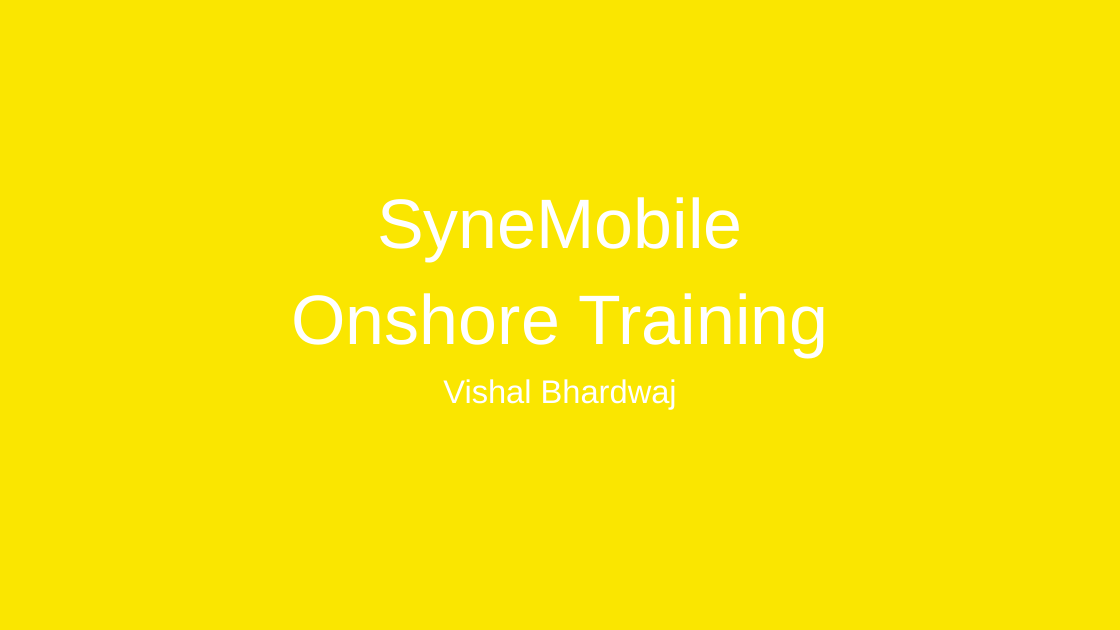
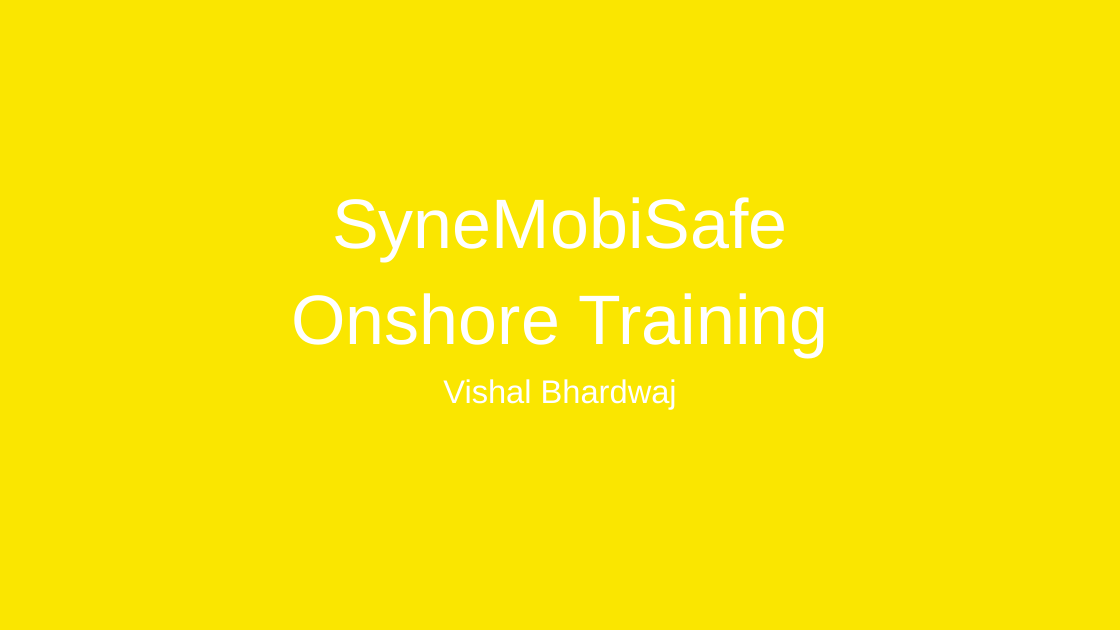
Before and after one commit to vishal1785/TestDemo, a slide deck: slide 1 of 1lb/from Asma/training/OnShore_Training_Vishal_Bhardwaj.pptx. Drawn at 1120x630 pixels with LibreOffice and Linux fonts; fonts in the diff are those of the drawing; background and template pictures are left out. Boxes give left, top, right and bottom in pixels: in the first picture for what was removed or moved away, otherwise in the second. Text is boxed around its words. In the diff, an @@ line names an element or a change of style, - is before the commit and + after.

```diff
--- a/1lb/from Asma/training/OnShore_Training_Vishal_Bhardwaj.pptx
+++ b/1lb/from Asma/training/OnShore_Training_Vishal_Bhardwaj.pptx
@@ title at bbox=[292, 197, 828, 357]: text changed @@
-SyneMobile
-Onshore Training
+SyneMobiSafe
+Onshore Training
```
Also in this commit, not shown: 12 other slides changed, 1 slide added, 3 slides removed, 30 other files.
